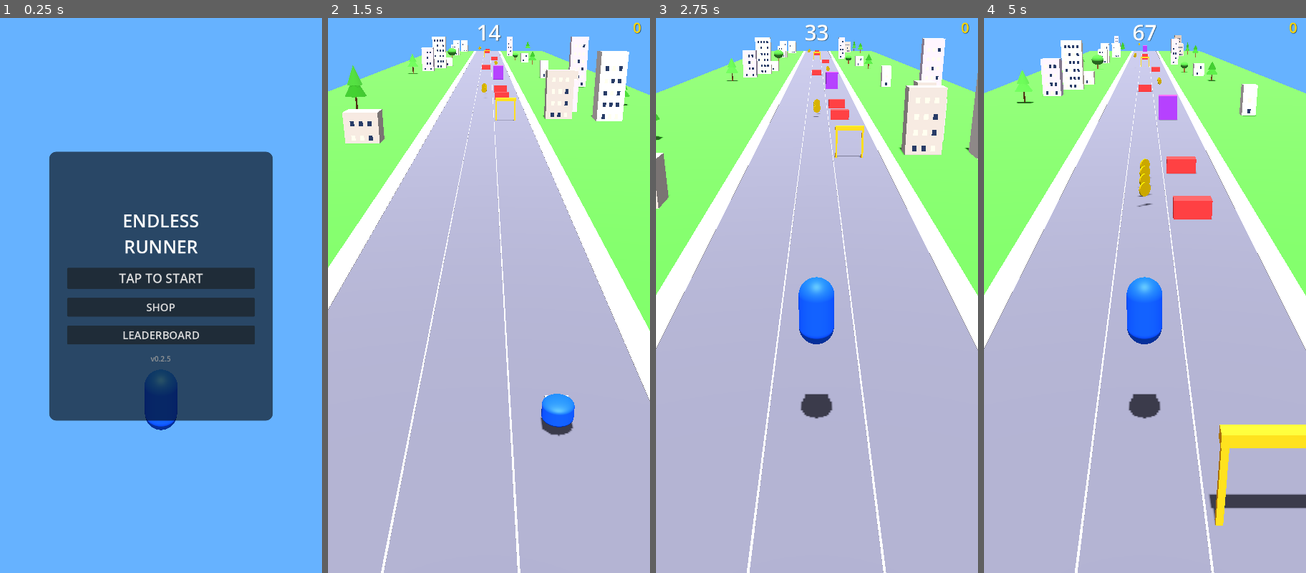
Above: before the commit, frames 1-4 (left to right).
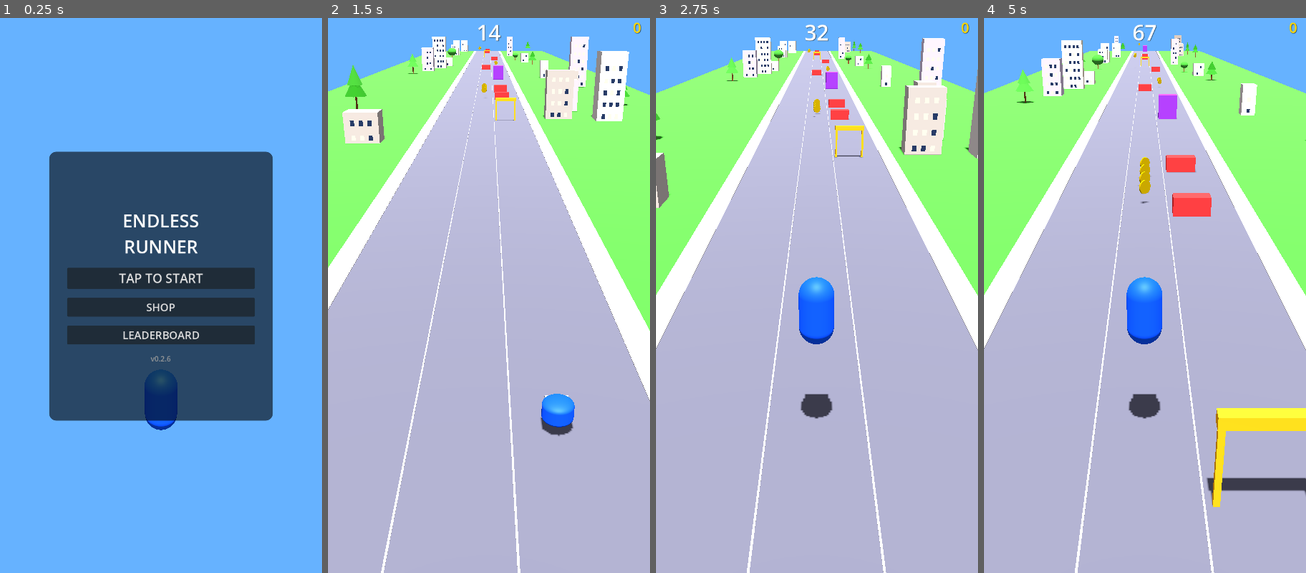
Above: after the commit, the same moments.

Repository: mikhailshilkov/endless-runner
Game: Godot game, scene res://scenes/main.tscn
Two runs of this game, one before a commit and one after it. Both use one fixed random seed, a clock stepped at 60 frames per second and the inputs below.
Inputs (mouse positions are in pixels of both pictures, inside the frame that each line leads up to):
- Up to frame 1 (0.25 s): no input
- Up to frame 2 (1.5 s): click "TAP TO START" at 0.5 s; move the mouse to (559, 256) at 1.27 s; hold D (move_right) from 1.28 s (still down); hold S (slide) from 1.28 s (still down); click (559, 256) at 1.42 s
- Up to frame 3 (2.75 s): tap Space (jump) at 1.52, 2.27 s; move the mouse to (752, 312) at 2.02 s; release D (move_right) at 2.03 s; release S (slide) at 2.03 s; hold A (move_left) from 2.03 s (still down); tap S (slide) at 2.1 s
- Up to frame 4 (5 s): move the mouse to (1177, 162) at 2.77 s; release A (move_left) at 2.78 s; hold S (slide) 2.78-3.53 s; hold D (move_right) 2.78-4.28 s; move the mouse to (1128, 400) at 3.52 s; tap S (slide) at 3.6 s; click (1128, 400) at 3.67 s; tap Space (jump) at 3.77, 4.52 s; move the mouse to (1241, 373) at 4.27 s; hold A (move_left) from 4.28 s (still down); hold S (slide) from 4.28 s (still down)

The runs differ from the first frame. In frame 1, less than 0.1% of the frame differs, in the area x 51-53%, y 60-62%; in frame 2, less than 0.1%; in frame 3, 0.3%; in frame 4, 4.4%, in the area x 9-100%, y 3-92%.

Commit message:
v0.2.6: Gradual speed ramp to 80, slower increase rate
Co-Authored-By: Claude Opus 4.6 (1M context) <noreply@anthropic.com>

Diff:
--- a/scenes/hud.tscn
+++ b/scenes/hud.tscn
@@ -99,7 +99,7 @@
 layout_mode = 2
 theme_override_colors/font_color = Color(0.6, 0.6, 0.6, 1)
 theme_override_font_sizes/font_size = 16
-text = "v0.2.5"
+text = "v0.2.6"
 horizontal_alignment = 1
 
 [node name="GameOverPanel" type="PanelContainer" parent="."]
--- a/scripts/game_manager.gd
+++ b/scripts/game_manager.gd
@@ -20,8 +20,8 @@
 # Speed settings
 var base_speed: float = 15.0
 var current_speed: float = 15.0
-var max_speed: float = 50.0
-var speed_increase_rate: float = 0.15 # per second
+var max_speed: float = 80.0
+var speed_increase_rate: float = 0.1 # per second
 
 # Lane settings
 const LANE_WIDTH: float = 2.5
